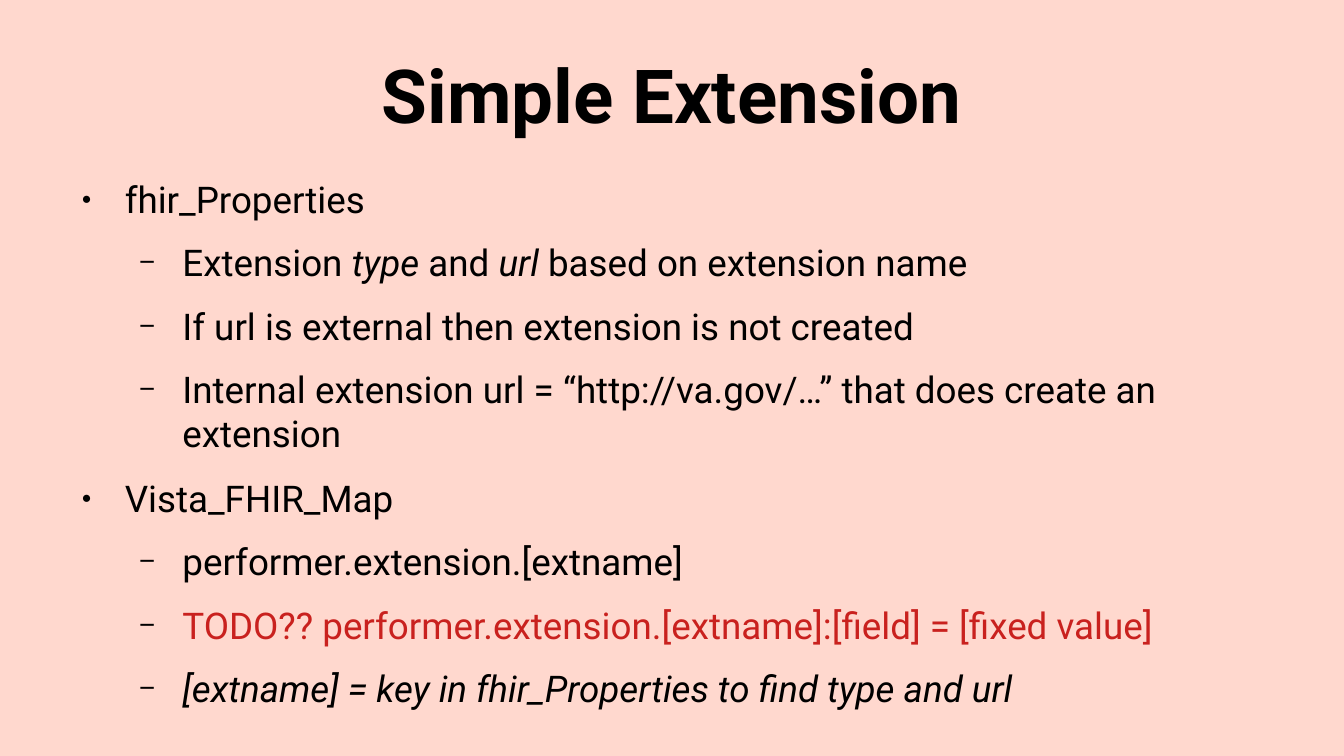
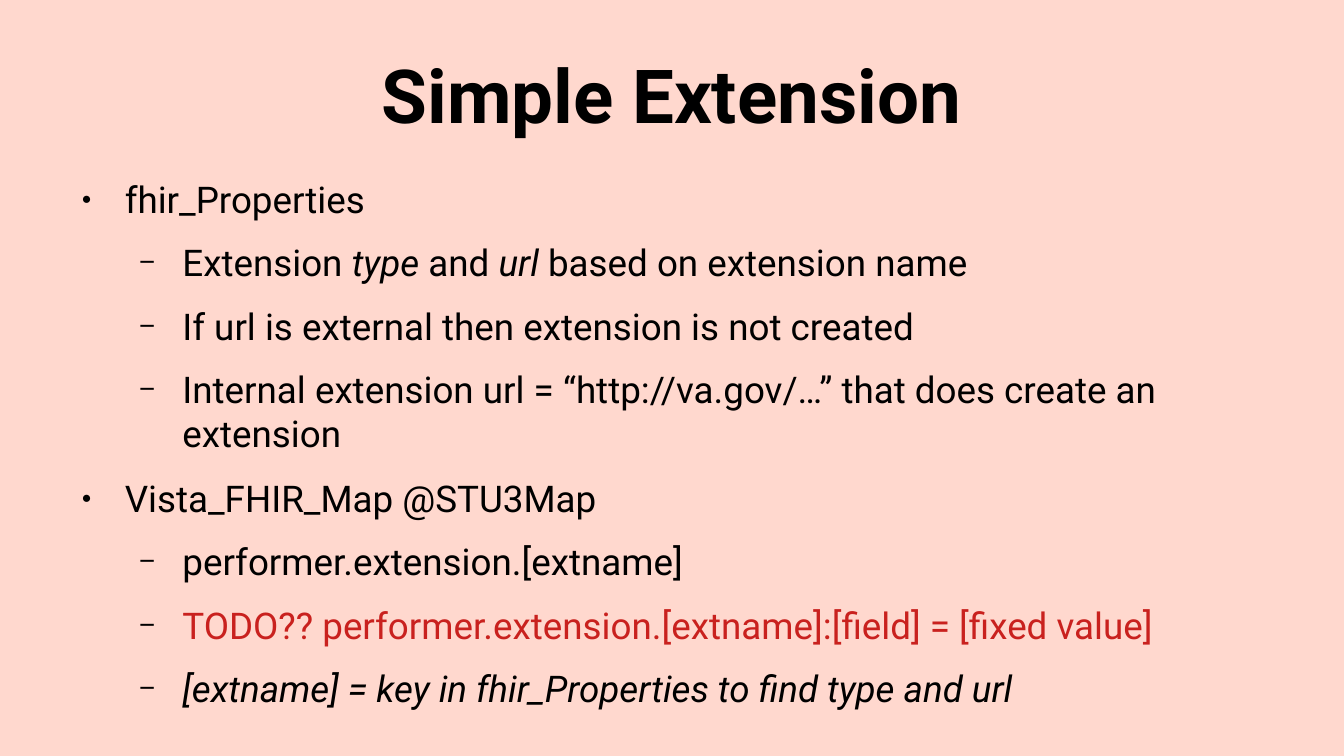
Before and after one commit to mvdzel/vha-ampl-fhir-ig, a slide deck: slide 13 of Documentation/docu.odp (slide 12 before the commit). Drawn at 1344x756 pixels with LibreOffice and Linux fonts; fonts in the diff are those of the drawing. Boxes give left, top, right and bottom in pixels: in the first picture for what was removed or moved away, otherwise in the second. Text is boxed around its words. In the diff, an @@ line names an element or a change of style, - is before the commit and + after.

```diff
--- a/Documentation/docu.odp
+++ b/Documentation/docu.odp
@@ text at (125,485,596,520): text changed @@
-● Vista_FHIR_Map
+● Vista_FHIR_Map @STU3Map
```
Also in this commit, not shown: 2 other slides changed, 2 slides added, 6 other files.
